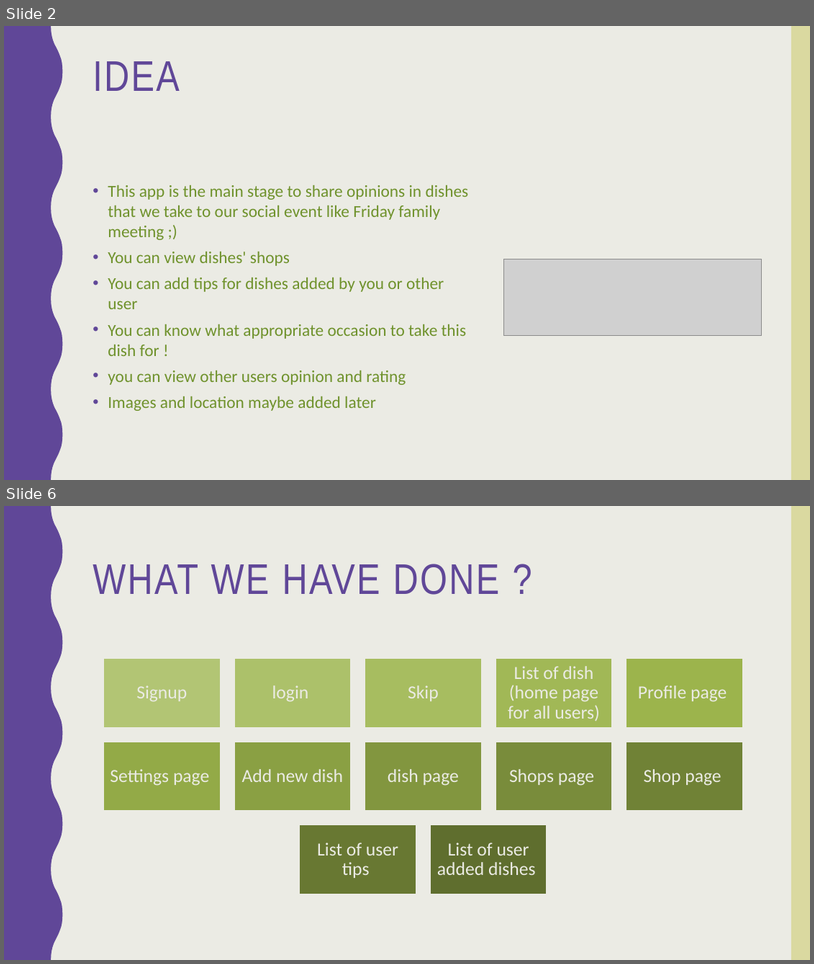
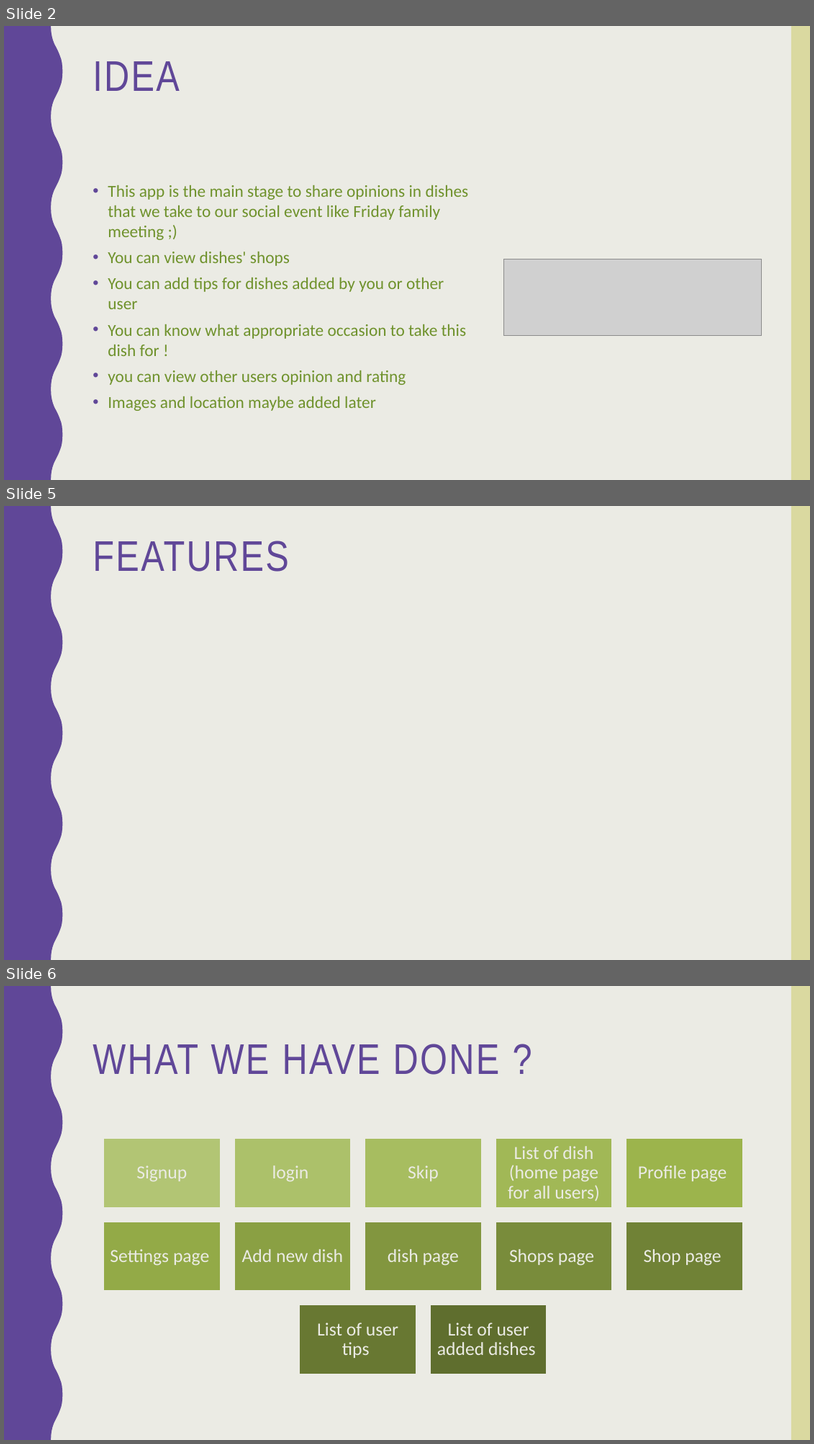
Before and after one commit to norahK/444SWE-Project, a slide deck: Pick a dish app.pptx. Shown one above the other, each under a label of ours: slides 2 and 6 before the commit, slides 2, 5 and 6 after it; the slides between them are not shown. The pictures are 814x964 and 814x1444 pixels, drawn with LibreOffice and Linux fonts; fonts in the diff are those of the drawing; grey boxes stand for pictures. Boxes give left, top, right and bottom in pixels: in the first picture for what was removed or moved away, otherwise in the second. Text is boxed around its words. In the diff, an @@ line names an element or a change of style, - is before the commit and + after.

```diff
--- a/Pick a dish app.pptx
+++ b/Pick a dish app.pptx
@@ slide 5 added at bbox=[4, 506, 810, 960], background #EBEBE4 @@
@@ freeform shape added at bbox=[4, 506, 63, 960], fill #604798 @@
@@ rectangle added at bbox=[792, 506, 810, 960], fill #DAD9A0 @@
@@ title added at bbox=[93, 541, 288, 572], 51 pt, text #604798 @@
+FEATURES
```
Also in this commit, not shown: 4 slides changed, 2 other slides added, 1 slide removed, 2 other files.
